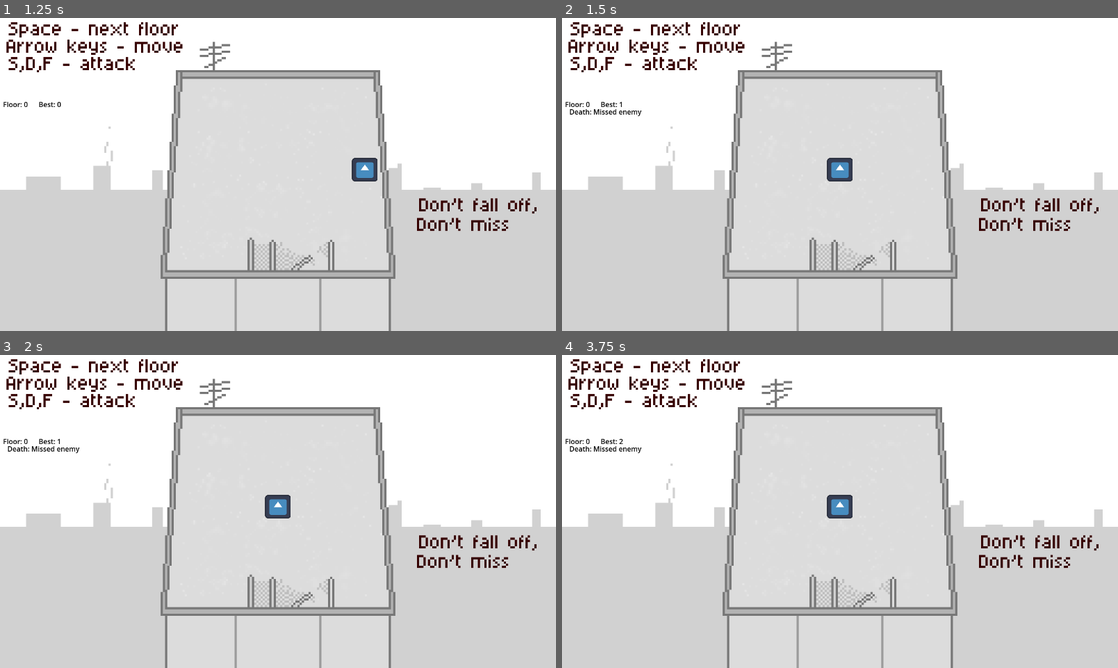
Above: before the commit, frames 1-4 (two rows, left to right).
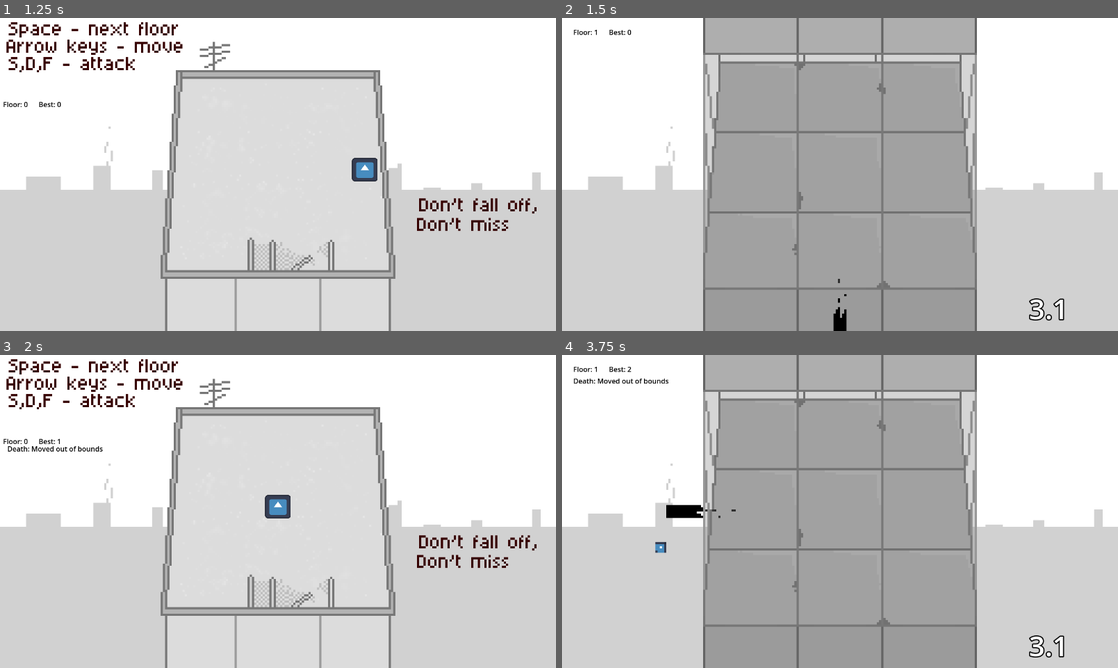
Above: after the commit, the same moments.

Repository: IsvyRed/Hatch
Game: Godot game, scene res://Gameplay Elements/rooftop.tscn
The game is run twice, just before and just after one commit, with the same random seed, the same clock (stepped at 60 frames per second) and the same inputs. The engine's default icon, where the game draws it, is replaced by a stand-in: a white triangle on a blue panel in a dark square.
Inputs:
- Up to frame 1 (1.25 s): tap Enter at 0.5 s; hold Right (Right) from 0.53 s (still down); tap S (Attack) at 0.6 s; tap D (Attack1) at 0.8 s
- Up to frame 2 (1.5 s): tap Space (Next Floor) at 1.25 s; release Right (Right) at 1.28 s; hold Down (Down) from 1.28 s (still down); tap D (Attack1) at 1.35 s
- Up to frame 3 (2 s): keep holding Down (Down); tap F (Attack2) at 1.55 s
- Up to frame 4 (3.75 s): tap Enter at 2 s; release Down (Down) at 2.03 s; hold Right (Right) 2.03-2.78 s; tap F (Attack2) at 2.1 s; tap Space (Next Floor) at 2.3, 2.85, 3.5 s; hold Up (Up) 2.78-3.53 s; tap S (Attack) at 3.05, 3.6 s; hold Left (Left) from 3.53 s (still down)

Frame 1 is identical in both runs. In frame 2, 49% of the frame differs, in the area x 0-97%, y 0-100%; in frame 3, 0.1%; in frame 4, 50%.

Commit message:
Fixed reset timer + corpse framework
enemies go flying when they die (they work the same as any other debris) and i made it so when you die it takes a little bit to reset to make it clear what you died to (this wasnt working before)

Diff:
--- /dev/null
+++ b/Gameplay Elements/Enemies/dead_body.gd
@@ -0,0 +1,31 @@
+extends RigidBody2D
+var airborne = true
+var motion = Vector2(0,0)
+var locLastDirection
+var falling = false
+
+func _ready():
+	Globals.debrisList.append(self)
+
+func destroy(direction = Globals.lastDirection):
+	locLastDirection = direction
+	motion += direction/(randi_range(4,5))
+
+func _physics_process(_delta):
+	move_and_collide(motion)
+	$Sprite2D.position.y = motion.x
+	if not falling:
+		motion /= 1.5
+	else:
+		scale /= 1.5
+
+func fall(_body):
+	falling = true
+	var chance = abs(motion.x + motion.y)
+	var judge = randi_range(0,10)
+	if chance > judge:
+		collision_mask = 6
+		z_index = -2
+		motion += locLastDirection/15
+		gravity_scale = 6
+		angular_velocity = motion.x/3
--- /dev/null
+++ b/Gameplay Elements/Enemies/dead_body.tscn
@@ -0,0 +1,32 @@
+[gd_scene load_steps=5 format=3 uid="uid://b5nlp7kgcs0nc"]
+
+[ext_resource type="Script" uid="uid://qjctc5wn74cv" path="res://Gameplay Elements/Enemies/dead_body.gd" id="1_ctrc7"]
+[ext_resource type="Texture2D" uid="uid://cqdjjbsy4aaka" path="res://Sprites/icon.svg" id="2_tqyk5"]
+
+[sub_resource type="RectangleShape2D" id="RectangleShape2D_y61fg"]
+
+[sub_resource type="RectangleShape2D" id="RectangleShape2D_81yub"]
+size = Vector2(34, 34)
+
+[node name="DeadBody" type="RigidBody2D"]
+collision_layer = 16
+collision_mask = 32
+gravity_scale = 0.0
+script = ExtResource("1_ctrc7")
+
+[node name="CollisionShape2D" type="CollisionShape2D" parent="."]
+shape = SubResource("RectangleShape2D_y61fg")
+
+[node name="GlassChecker" type="Area2D" parent="."]
+collision_layer = 0
+collision_mask = 33
+
+[node name="CollisionShape2D" type="CollisionShape2D" parent="GlassChecker"]
+shape = SubResource("RectangleShape2D_81yub")
+
+[node name="Sprite2D" type="Sprite2D" parent="."]
+scale = Vector2(0.3, 0.3)
+skew = 0.7853982
+texture = ExtResource("2_tqyk5")
+
+[connection signal="body_entered" from="GlassChecker" to="." method="fall"]
--- a/Gameplay Elements/main_level.tscn
+++ b/Gameplay Elements/main_level.tscn
@@ -10,6 +10,12 @@
 [ext_resource type="PackedScene" uid="uid://buptinn0f7qfe" path="res://Testing Tools/label.tscn" id="8_wbf2n"]
 [ext_resource type="PackedScene" uid="uid://ljb3nxfgta2a" path="res://Gameplay Elements/Destructibles/GlassD1.tscn" id="9_wbf2n"]
 
+[sub_resource type="WorldBoundaryShape2D" id="WorldBoundaryShape2D_wbf2n"]
+
+[sub_resource type="WorldBoundaryShape2D" id="WorldBoundaryShape2D_2bw7g"]
+
+[sub_resource type="WorldBoundaryShape2D" id="WorldBoundaryShape2D_5y034"]
+
 [sub_resource type="RectangleShape2D" id="RectangleShape2D_rsaji"]
 size = Vector2(628, 164)
 
@@ -80,6 +86,32 @@
 
 [node name="DeathTile12" parent="DeathTiles" instance=ExtResource("3_ehsp4")]
 position = Vector2(-400, -200)
+
+[node name="Enemy Landing Zones" type="Node" parent="."]
+
+[node name="StaticBody2D" type="StaticBody2D" parent="Enemy Landing Zones"]
+collision_layer = 64
+collision_mask = 0
+
+[node name="CollisionShape2D" type="CollisionShape2D" parent="Enemy Landing Zones/StaticBody2D"]
+position = Vector2(0, -192)
+shape = SubResource("WorldBoundaryShape2D_wbf2n")
+one_way_collision_margin = 0.0
+
+[node name="StaticBody2D2" type="StaticBody2D" parent="Enemy Landing Zones"]
+collision_layer = 64
+collision_mask = 0
+
+[node name="CollisionShape2D" type="CollisionShape2D" parent="Enemy Landing Zones/StaticBody2D2"]
+position = Vector2(0, 208)
+shape = SubResource("WorldBoundaryShape2D_2bw7g")
+
+[node name="StaticBody2D3" type="StaticBody2D" parent="Enemy Landing Zones"]
+collision_layer = 64
+collision_mask = 0
+
+[node name="CollisionShape2D" type="CollisionShape2D" parent="Enemy Landing Zones/StaticBody2D3"]
+shape = SubResource("WorldBoundaryShape2D_5y034")
 
 [node name="Boudaries" type="Node" parent="."]
 
@@ -121,6 +153,15 @@
 polygon = PackedVector2Array(419.37, 144, 452.37, 666, 499.37, 662, 495.37, 145)
 
 [node name="Glass" type="Node" parent="."]
+
+[node name="GlassD1" parent="Glass" instance=ExtResource("9_wbf2n")]
+position = Vector2(-205, 180)
+
+[node name="GlassD2" parent="Glass" instance=ExtResource("9_wbf2n")]
+position = Vector2(0, 180)
+
+[node name="GlassD3" parent="Glass" instance=ExtResource("9_wbf2n")]
+position = Vector2(205, 180)
 
 [node name="Player" parent="." instance=ExtResource("1_1wh16")]
 
@@ -179,12 +220,3 @@
 offset_right = -426.0
 offset_bottom = -188.0
 text = "PLACEHOLDER"
-
-[node name="GlassD1" parent="." instance=ExtResource("9_wbf2n")]
-position = Vector2(-205, 180)
-
-[node name="GlassD2" parent="." instance=ExtResource("9_wbf2n")]
-position = Vector2(0, 180)
-
-[node name="GlassD3" parent="." instance=ExtResource("9_wbf2n")]
-position = Vector2(205, 180)
--- a/Gameplay Elements/main_level_container.tscn
+++ b/Gameplay Elements/main_level_container.tscn
@@ -3,7 +3,7 @@
 [ext_resource type="PackedScene" uid="uid://c1ieq5spgoubg" path="res://Gameplay Elements/main_level.tscn" id="1_75317"]
 [ext_resource type="PackedScene" uid="uid://chwfq4c53qhjf" path="res://Testing Tools/floor_counter.tscn" id="2_fjdud"]
 [ext_resource type="PackedScene" uid="uid://buptinn0f7qfe" path="res://Testing Tools/label.tscn" id="3_xfokb"]
-[ext_resource type="Script" uid="uid://dk82ni81mdmmu" path="res://Gameplay Elements/visual_timer.gd" id="4_xfokb"]
+[ext_resource type="Script" uid="uid://dk82ni81mdmmu" path="res://Scripts/visual_timer.gd" id="4_xfokb"]
 
 [sub_resource type="LabelSettings" id="LabelSettings_02urj"]
 font_size = 64
--- a/Gameplay Elements/player.tscn
+++ b/Gameplay Elements/player.tscn
@@ -2,7 +2,7 @@
 
 [ext_resource type="Script" uid="uid://bereavdtwvx5n" path="res://Scripts/player.gd" id="1_oihdw"]
 [ext_resource type="Texture2D" uid="uid://bytmt4vf1nuh7" path="res://Sprites/Player/PlayerIdle1.png" id="2_3dn4l"]
-[ext_resource type="Script" uid="uid://dfh1dic4buxmf" path="res://Gameplay Elements/animation_handler.gd" id="2_qd1yo"]
+[ext_resource type="Script" uid="uid://dfh1dic4buxmf" path="res://Scripts/animation_handler.gd" id="2_qd1yo"]
 [ext_resource type="Texture2D" uid="uid://dlh1kt37f8p4q" path="res://Sprites/Player/PlayerIdle2.png" id="3_qd1yo"]
 [ext_resource type="Texture2D" uid="uid://pudq0t6y8sir" path="res://Sprites/Player/PlayerSwingH1.png" id="5_suena"]
 [ext_resource type="Texture2D" uid="uid://bukg1q5nihg36" path="res://Sprites/Player/PlayerSwingH2.png" id="6_35a03"]
--- a/Scripts/multi_hit_enemy.gd
+++ b/Scripts/multi_hit_enemy.gd
@@ -2,6 +2,7 @@
 var type = "enemy"
 var hp = 2
 var HPMARKER = preload("res://Gameplay Elements/Enemies/test_marker.tscn")
+var DEADBODY = preload("res://Gameplay Elements/Enemies/dead_body.tscn")
 
 func _ready():
 	Globals.enemiesLeft += 1
@@ -16,6 +17,10 @@
 func takeDamage():
 	hp -= 1
 	if hp == 0:
+		var deadBody = DEADBODY.instantiate()
+		deadBody.position = position
+		add_sibling(deadBody)
+		deadBody.destroy(Vector2(0,-200))
 		Globals.enemiesLeft -= 1
 		queue_free()
 	$HealthOrbit.get_children()[0].die()
--- a/Scripts/pass_through_enemy.gd
+++ b/Scripts/pass_through_enemy.gd
@@ -1,5 +1,6 @@
 extends Area2D
 var MULTIHITENEMY = preload("res://Gameplay Elements/Enemies/multi_hit_enemy.tscn")
+var DEADBODY = preload("res://Gameplay Elements/Enemies/dead_body.tscn")
 var type = "enemy"
 var singleUpgrade = true
 
@@ -9,6 +10,10 @@
 
 func _on_area_entered(_area):
 	#DIE -- GIVE PLAYER FEEDBACK
+	var deadBody = DEADBODY.instantiate()
+	deadBody.position = position
+	add_sibling(deadBody)
+	deadBody.destroy(Globals.lastDirection)
 	get_overlapping_areas()[0].touchedEnemy()
 	Globals.enemiesLeft -= 1
 	queue_free()
--- a/Scripts/player.gd
+++ b/Scripts/player.gd
@@ -125,7 +125,6 @@
 			else:
 				dead = true
 				$ResetTimer.start()
-				Globals.resetRun()
 				Globals.deathMessage("Death: Floor was not clear")
 
 
@@ -141,7 +140,6 @@
 	add_sibling(fallingPlayer)
 	print(fallingPlayer.position )
 	visible = false
-	Globals.resetRun()
 	$SlideTimer.stop()
 	readyToMove = true
 
@@ -149,7 +147,6 @@
 	dead = true
 	$ResetTimer.start()
 	Globals.deathMessage("Death: Missed enemy")
-	Globals.resetRun()
 
 
 func touchedEnemy():
@@ -183,7 +180,6 @@
 	if not dead:
 		$ResetTimer.start()
 		Globals.deathMessage("Death: Out of time")
-		Globals.resetRun()
 		$GameOverTimer.start()
 		print("Dead (Out of time)")
 	dead = true
--- a/project.godot
+++ b/project.godot
@@ -29,7 +29,7 @@
 
 [editor_plugins]
 
-enabled=PackedStringArray("res://addons/AsepriteWizard/plugin.cfg")
+enabled=PackedStringArray()
 
 [file_customization]
 
@@ -93,6 +93,7 @@
 2d_physics/layer_4="Spawn Gaps"
 2d_physics/layer_5="EnvironmentDebris"
 2d_physics/layer_6="Boundaries"
+2d_physics/layer_7="EnemyLandingPlanes"
 
 [rendering]
 
Not shown, added: Gameplay Elements/Enemies/dead_body.gd.uid
Not shown: 1 places in Gameplay Elements/main_level.tscn that only renumber resources
Renamed: Gameplay Elements/animation_handler.gd -> Scripts/animation_handler.gd
Renamed: Gameplay Elements/animation_handler.gd.uid -> Scripts/animation_handler.gd.uid
Renamed: Gameplay Elements/visual_timer.gd -> Scripts/visual_timer.gd
Renamed: Gameplay Elements/visual_timer.gd.uid -> Scripts/visual_timer.gd.uid
